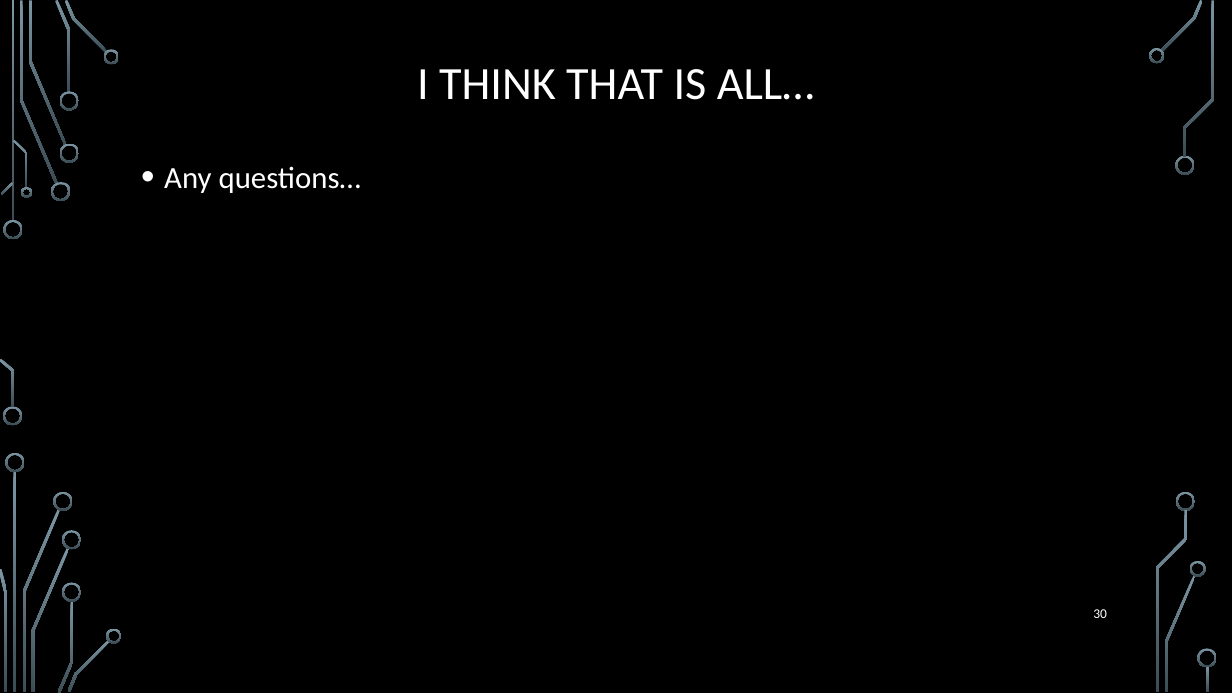
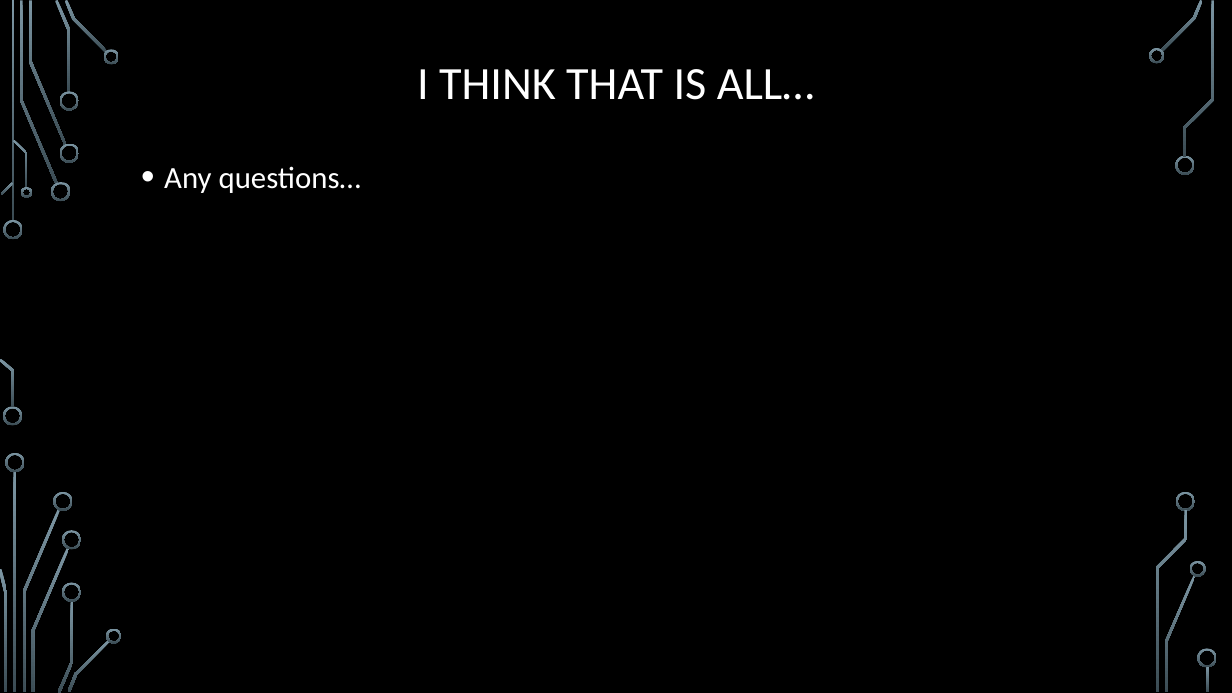
Before and after one commit to janiceeguo/advAlgo, a slide deck: slide 25 of slides/00-CourseIntroduction.pptx (slide 30 before the commit). Drawn at 1232x693 pixels with LibreOffice and Linux fonts; fonts in the diff are those of the drawing; background and template pictures are left out. Boxes give left, top, right and bottom in pixels: in the first picture for what was removed or moved away, otherwise in the second. Text is boxed around its words. In the diff, an @@ line names an element or a change of style, - is before the commit and + after.

```diff
--- a/slides/00-CourseIntroduction.pptx
+++ b/slides/00-CourseIntroduction.pptx
@@ page number removed at <box>1093,609,1107,618</box> @@
-30
```
Also in this commit, not shown: 11 other slides changed, 12 slides added, 17 slides removed, 2 other files.
